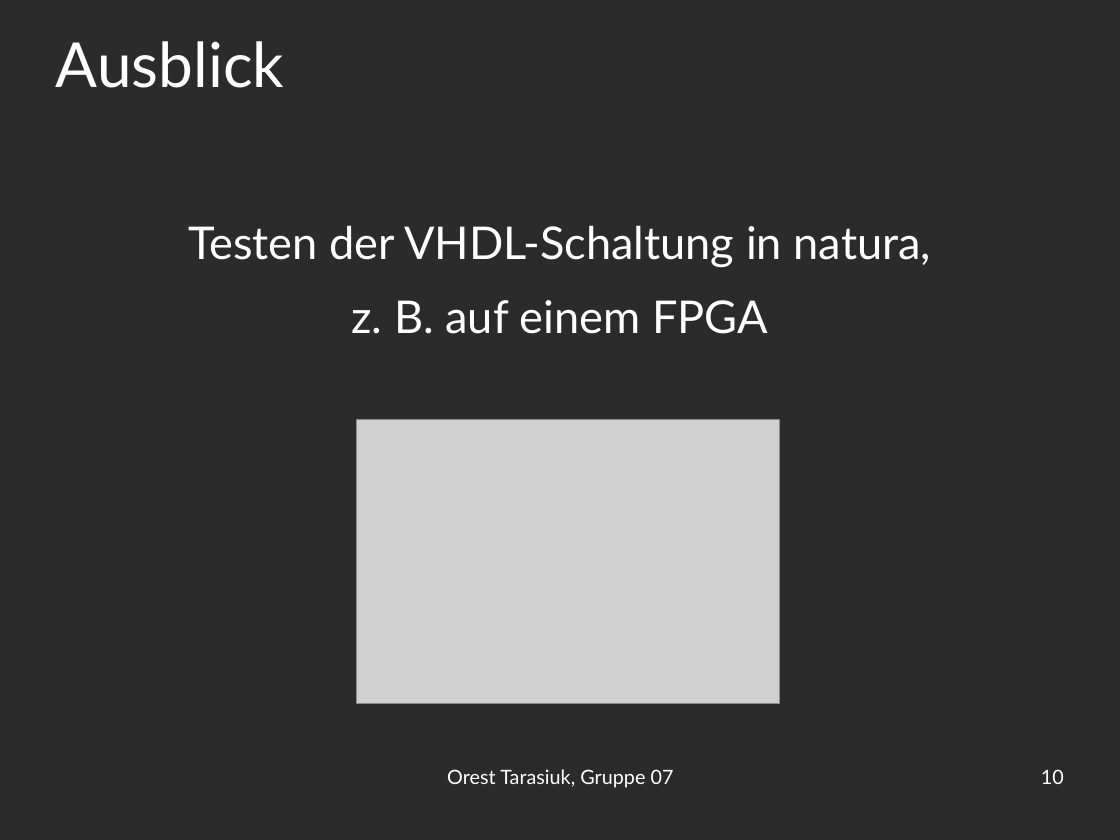
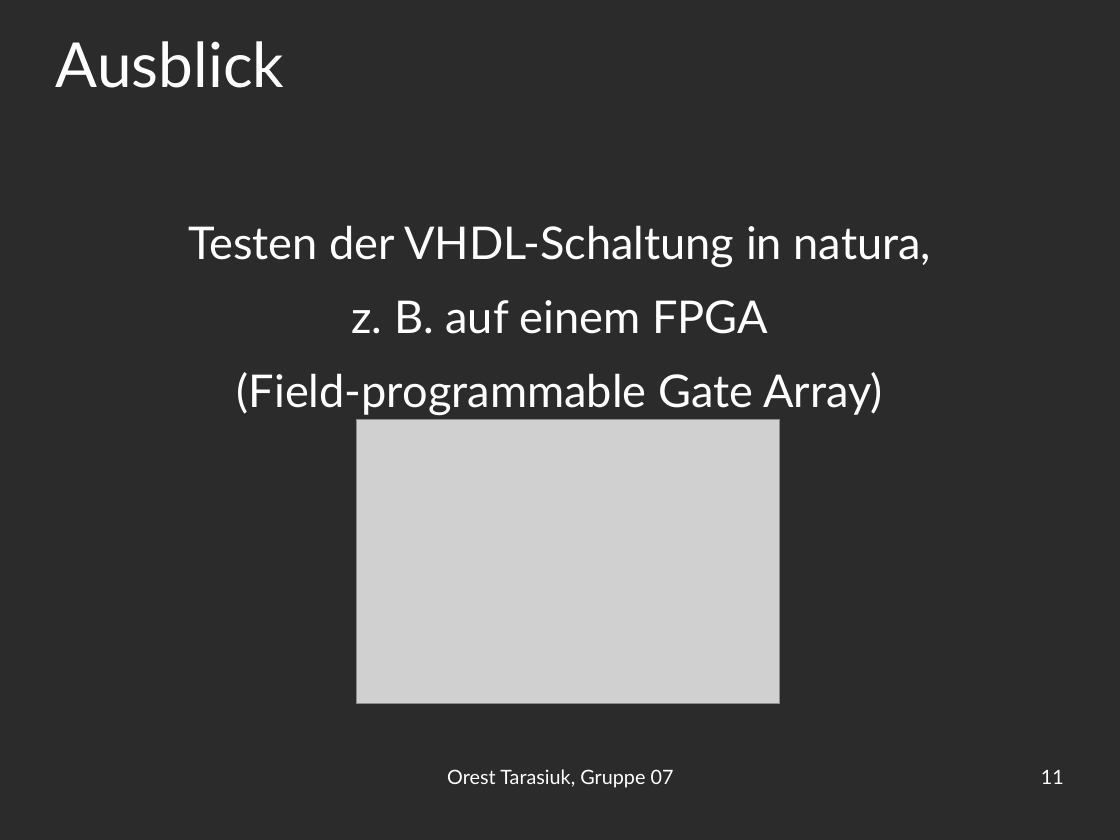
Before and after one commit to OrestTa/etip, a slide deck: slide 11 of Projekt1/Protokolle/verlauf1.odp (slide 10 before the commit). Drawn at 1120x840 pixels with LibreOffice and Linux fonts; fonts in the diff are those of the drawing; grey boxes stand for pictures; background and template pictures are left out; a plain dark background stands for a picture behind light text. Boxes give left, top, right and bottom in pixels: in the first picture for what was removed or moved away, otherwise in the second. Text is boxed around its words. In the diff, an @@ line names an element or a change of style, - is before the commit and + after.

```diff
--- a/Projekt1/Protokolle/verlauf1.odp
+++ b/Projekt1/Protokolle/verlauf1.odp
@@ text at (237, 372, 882, 416): paragraph added @@
+(Field-programmable Gate Array)
@@ page number at (1041, 770, 1064, 784): text changed @@
-10
+11
```
Also in this commit, not shown: 2 other slides changed, 1 slide added, 1 other file.
